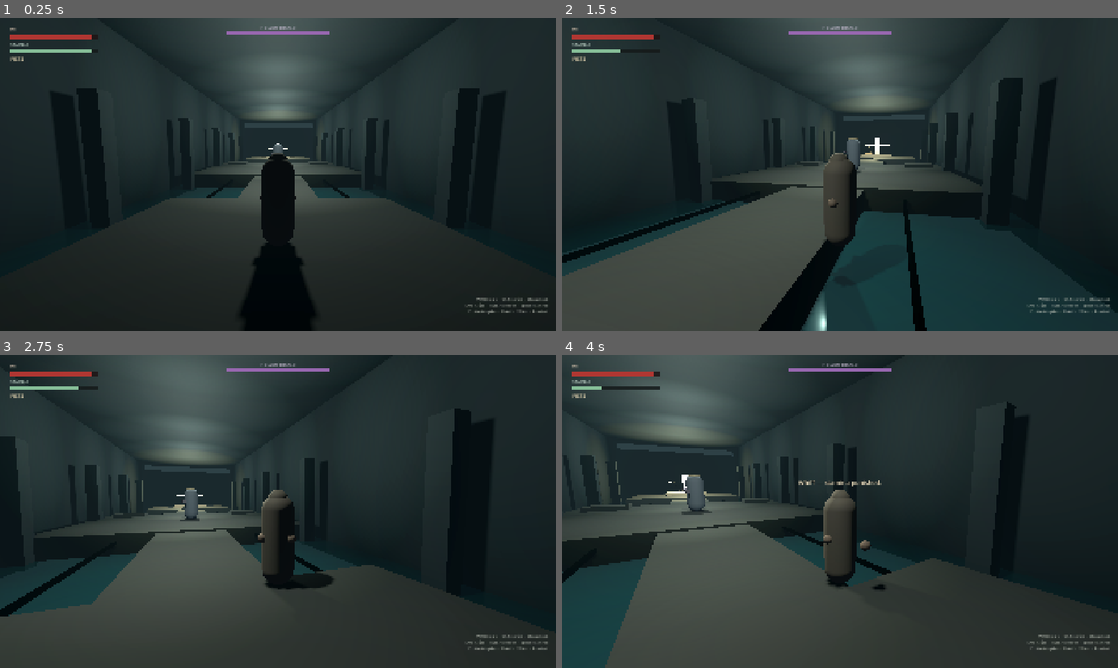
Above: before the commit, frames 1-4 (two rows, left to right).
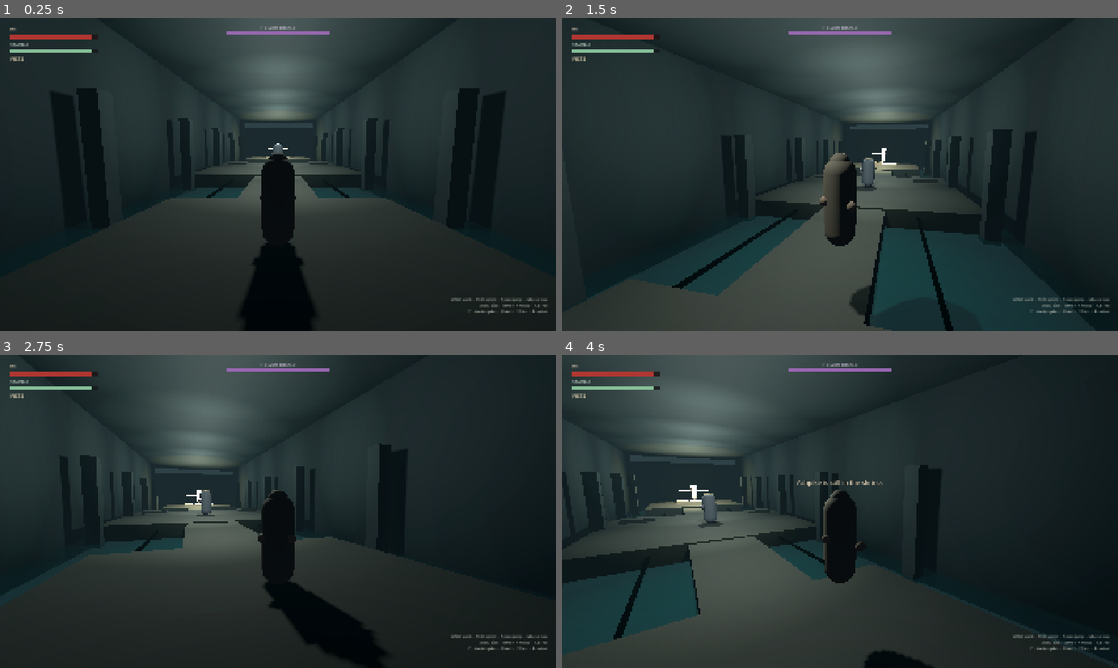
Above: after the commit, the same moments.

Repository: myat93/line7
Game: Godot game, scene res://main.tscn
Same seed, same stepped clock (60 frames per second), same inputs: the game is played once before the commit and once after it.
Inputs (mouse positions are in pixels of both pictures, inside the frame that each line leads up to):
- Up to frame 1 (0.25 s): no input
- Up to frame 2 (1.5 s): tap Enter at 0.5 s; move the mouse to (867, 174) at 0.52 s; hold Ctrl (roll) 0.53-1.28 s; hold W (move_forward) from 0.53 s (still down); click (867, 174) at 0.67 s; tap Space (jump, bound only after the commit) at 0.77, 1.07 s; tap Shift (sprint) at 0.8, 1.35 s; move the mouse to (812, 174) at 1.27 s; click (812, 174) at 1.42 s
- Up to frame 3 (2.75 s): keep holding W (move_forward); tap Space (jump, bound only after the commit) at 1.52, 1.55, 1.82 s; tap R (restart) at 2 s; move the mouse to (289, 505) at 2.02 s; hold Space (jump, bound only after the commit) from 2.03 s (still down); click (289, 505) at 2.17 s; tap Ctrl (roll) at 2.3 s
- Up to frame 4 (4 s): keep holding W (move_forward); move the mouse to (834, 517) at 2.77 s; release Space (jump, bound only after the commit) at 2.78 s; tap 1 (bind_ashpike) at 2.85 s; click (834, 517) at 2.92 s; tap Space (jump, bound only after the commit) at 3.02, 3.32, 3.77, 3.8 s; tap Shift (sprint) at 3.05 s; move the mouse to (878, 514) at 3.52 s; hold 2 (bind_fists) from 3.53 s (still down); click (878, 514) at 3.67 s

The runs differ from the first frame. In frame 1, 0.1% of the frame differs, in the area x 81-99%, y 89-93%; in frame 2, 23%, in the area x 0-99%, y 10-100%; in frame 3, 20%; in frame 4, 18%.

Commit message:
Playtest controls: Space jump, Ctrl roll, stamina punish off
Shift stays sprint. Space is a short hop instead of roll. Roll is Ctrl only. Stamina gating and whiff punish stay in Combat behind flags, default off so attacks and movement are free.

Co-authored-by: myat93 <myat93@users.noreply.github.com>

Diff:
--- a/characters/he/he.gd
+++ b/characters/he/he.gd
@@ -1,7 +1,7 @@
 class_name HE
 extends CharacterBody3D
 
-## Protagonist. Starts unarmed. Weighty walk, short-reach fists, stamina whiff punish.
+## Protagonist. Starts unarmed. Weighty walk, short-reach fists. Jump on Space; roll on Ctrl.
 
 enum State { FREE, ATTACK, ROLL, HITSTUN, DEAD }
 
@@ -64,6 +64,8 @@
 		_try_attack(false)
 	elif event.is_action_pressed("heavy_attack"):
 		_try_attack(true)
+	elif event.is_action_pressed("jump"):
+		_try_jump()
 	elif event.is_action_pressed("roll"):
 		_try_roll()
 	elif event.is_action_pressed("interact"):
@@ -79,7 +81,7 @@
 func _physics_process(delta: float) -> void:
 	if not is_on_floor():
 		velocity.y -= Combat.GRAVITY * delta
-	else:
+	elif velocity.y < 0.0:
 		velocity.y = 0.0
 
 	if global_position.y < -2.0:
@@ -113,9 +115,12 @@
 
 func _tick_free(delta: float) -> void:
 	var input_dir := _move_vector()
-	var sprinting := Input.is_action_pressed("sprint") and stamina > 4.0 and input_dir.length() > 0.1
+	var can_sprint := input_dir.length() > 0.1 and (
+		not Combat.STAMINA_GATING or stamina > 4.0
+	)
+	var sprinting := Input.is_action_pressed("sprint") and can_sprint
 	var speed := Combat.SPRINT_SPEED if sprinting else Combat.WALK_SPEED
-	if sprinting:
+	if sprinting and Combat.STAMINA_GATING:
 		stamina = maxf(stamina - Combat.SPRINT_DRAIN * delta, 0.0)
 		_stam_delay = 0.25
 	var target := input_dir * speed
@@ -150,7 +155,7 @@
 				box.landed.connect(_on_attack_landed)
 	elif box.monitoring:
 		box.disarm()
-		if not _attack_hit:
+		if not _attack_hit and Combat.WHIFF_PUNISH:
 			_apply_whiff()
 	if _state_time >= total:
 		box.disarm()
@@ -161,11 +166,12 @@
 	if state != State.FREE:
 		return
 	var profile := Combat.attack_for(Game.ashpike_bound, heavy)
-	if stamina < profile.stamina:
-		Game.banner("Winded.")
-		return
-	stamina -= profile.stamina
-	_stam_delay = Combat.STAMINA_REGEN_DELAY
+	if Combat.STAMINA_GATING:
+		if stamina < profile.stamina:
+			Game.banner("Winded.")
+			return
+		stamina -= profile.stamina
+		_stam_delay = Combat.STAMINA_REGEN_DELAY
 	_attack = profile
 	_attack_hit = false
 	_state_time = 0.0
@@ -174,14 +180,23 @@
 	_place_hitbox(_active_box(), float(profile.reach), float(profile.width))
 
 
+func _try_jump() -> void:
+	if state == State.DEAD or state == State.ROLL:
+		return
+	if not is_on_floor():
+		return
+	velocity.y = Combat.JUMP_VELOCITY
+
+
 func _try_roll() -> void:
 	if state != State.FREE:
 		return
-	if stamina < Combat.ROLL_COST:
-		Game.banner("Winded.")
-		return
-	stamina -= Combat.ROLL_COST
-	_stam_delay = Combat.STAMINA_REGEN_DELAY
+	if Combat.STAMINA_GATING:
+		if stamina < Combat.ROLL_COST:
+			Game.banner("Winded.")
+			return
+		stamina -= Combat.ROLL_COST
+		_stam_delay = Combat.STAMINA_REGEN_DELAY
 	var dir := _move_vector()
 	if dir.length() < 0.1:
 		dir = -mesh_root.global_transform.basis.z
@@ -230,6 +245,8 @@
 
 
 func _apply_whiff() -> void:
+	if not Combat.WHIFF_PUNISH:
+		return
 	stamina = maxf(stamina - float(_attack.get("whiff_stamina", 12.0)), 0.0)
 	_stam_delay = Combat.WHIFF_REGEN_DELAY
 	_attack.recovery = float(_attack.recovery) + 0.28
--- a/core/combat.gd
+++ b/core/combat.gd
@@ -2,6 +2,11 @@
 extends RefCounted
 
 ## Shared numbers for the Line 7 first-playable combat slice.
+
+## Playtest: leave these false so HE can spam attacks and move freely.
+## Flip either back to true to restore spend/block and miss punish.
+const STAMINA_GATING := false
+const WHIFF_PUNISH := false
 
 const PLAYER_MAX_HP := 100
 const PLAYER_MAX_STAMINA := 100.0
@@ -18,6 +23,7 @@
 const MOVE_ACCEL := 7.2
 const MOVE_DECEL := 11.5
 const GRAVITY := 28.0
+const JUMP_VELOCITY := 8.8
 
 const HERALD_MAX_HP := 72
 const HERALD_WALK := 1.15
--- a/core/game.gd
+++ b/core/game.gd
@@ -121,14 +121,24 @@
 	_action("move_left", [_key(KEY_A)])
 	_action("move_right", [_key(KEY_D)])
 	_action("sprint", [_key(KEY_SHIFT)])
+	_action("jump", [_key(KEY_SPACE)])
 	_action("light_attack", [_mouse(MOUSE_BUTTON_LEFT), _key(KEY_J)])
 	_action("heavy_attack", [_mouse(MOUSE_BUTTON_RIGHT), _key(KEY_K)])
-	_action("roll", [_key(KEY_SPACE), _key(KEY_CTRL)])
+	_action("roll", [_key(KEY_CTRL)])
+	_unbind_key("roll", KEY_SPACE)
 	_action("interact", [_key(KEY_E)])
 	_action("bind_ashpike", [_key(KEY_1)])
 	_action("bind_fists", [_key(KEY_2)])
 	_action("restart", [_key(KEY_R)])
 	_action("toggle_mouse", [_key(KEY_ESCAPE)])
+
+
+func _unbind_key(action_name: String, physical: Key) -> void:
+	if not InputMap.has_action(action_name):
+		return
+	for existing in InputMap.action_get_events(action_name):
+		if existing is InputEventKey and existing.physical_keycode == physical:
+			InputMap.action_erase_event(action_name, existing)
 
 
 func _action(action_name: String, events: Array) -> void:
--- a/core/hud.tscn
+++ b/core/hud.tscn
@@ -145,8 +145,8 @@
 offset_bottom = -20.0
 theme_override_colors/font_color = Color(0.72, 0.74, 0.7, 0.75)
 theme_override_font_sizes/font_size = 13
-text = "WASD walk  ·  Shift sprint  ·  Mouse look
-LMB / J jab  ·  RMB / K heavy  ·  Space / Ctrl roll
+text = "WASD walk  ·  Shift sprint  ·  Space jump  ·  Mouse look
+LMB / J jab  ·  RMB / K heavy  ·  Ctrl roll
 E take Ashpike  ·  1 bind  ·  2 fists  ·  R restart"
 horizontal_alignment = 2
 
--- a/project.godot
+++ b/project.godot
@@ -64,9 +64,14 @@
 "events": [Object(InputEventMouseButton,"resource_local_to_scene":false,"resource_name":"","device":-1,"window_id":0,"a …(555 unchanged characters)…
 ]
 }
+jump={
+"deadzone": 0.5,
+"events": [Object(InputEventKey,"resource_local_to_scene":false,"resource_name":"","device":-1,"window_id":0,"alt_pressed":false,"shift_pressed":false,"ctrl_pressed":false,"meta_pressed":false,"pressed":false,"keycode":0,"physical_keycode":32,"key_label":0,"unicode":32,"location":0,"echo":false,"script":null)
+]
+}
 roll={
 "deadzone": 0.5,
-"events": [Object(InputEventKey,"resource_local_to_scene":fa …(140 unchanged characters)… d":false,"keycode":0,"physical_keycode":32,"key_label":0,"unicode":32,"location":0,"echo":false,"script":null), Object(InputEventKey,"resource_local_to_scene":false,"resource_name":"","device":-1,"window_id":0,"alt_pressed":false,"shift_pressed":false,"ctrl_pressed":false,"meta_pressed":false,"pressed":false,"keycode":0,"physical_keycode":4194326,"key_label":0,"unicode":0,"location":0,"echo":false,"script":null)
+"events": [Object(InputEventKey,"resource_local_to_scene":fa …(140 unchanged characters)… d":false,"keycode":0,"physical_keycode":4194326,"key_label":0,"unicode":0,"location":0,"echo":false,"script":null)
 ]
 }
 interact={
--- a/tools/play_sim.gd
+++ b/tools/play_sim.gd
@@ -26,6 +26,29 @@
 		_fail("Ashpike must start unowned and unbound.")
 	if he.hp != Combat.PLAYER_MAX_HP:
 		_fail("HE did not start at full HP.")
+	if Combat.STAMINA_GATING or Combat.WHIFF_PUNISH:
+		_fail("Playtest stamina gating / whiff punish must default off.")
+	if not InputMap.has_action("jump"):
+		_fail("jump action is missing.")
+	else:
+		var jump_is_space := false
+		for event in InputMap.action_get_events("jump"):
+			if event is InputEventKey and event.physical_keycode == KEY_SPACE:
+				jump_is_space = true
+		if not jump_is_space:
+			_fail("Space must be jump.")
+	if InputMap.has_action("roll"):
+		for event in InputMap.action_get_events("roll"):
+			if event is InputEventKey and event.physical_keycode == KEY_SPACE:
+				_fail("Space must not roll.")
+	he.stamina = 0.0
+	he._try_attack(false)
+	if he.state != HE.State.ATTACK:
+		_fail("Jab should not be stamina-gated.")
+	he.state = HE.State.FREE
+	he._try_jump()
+	if he.velocity.y < Combat.JUMP_VELOCITY * 0.9:
+		_fail("Jump did not apply upward velocity.")
 
 	he.global_position = Vector3(0.0, 1.05, 17.2)
 	await get_tree().create_timer(1.6).timeout
--- a/tools/slice_check.gd
+++ b/tools/slice_check.gd
@@ -52,6 +52,12 @@
 		failures.append("Bound Ashpike heavy is wrong.")
 	if Combat.HERALD_SWIPE_DAMAGE <= 0 or Combat.HERALD_LUNGE_DAMAGE <= Combat.HERALD_SWIPE_DAMAGE:
 		failures.append("Herald lunge must hit harder than the swipe.")
+	if Combat.STAMINA_GATING:
+		failures.append("Playtest default: STAMINA_GATING must be off.")
+	if Combat.WHIFF_PUNISH:
+		failures.append("Playtest default: WHIFF_PUNISH must be off.")
+	if Combat.JUMP_VELOCITY <= 0.0:
+		failures.append("Jump velocity must be set.")
 
 
 func _check_scenes(failures: PackedStringArray) -> void:
Not shown, changed: README.md
